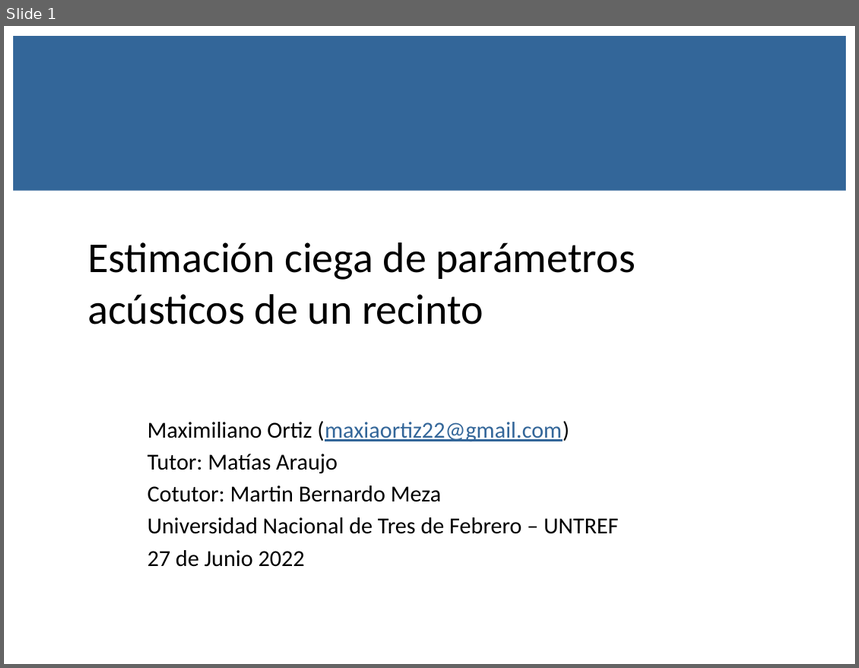
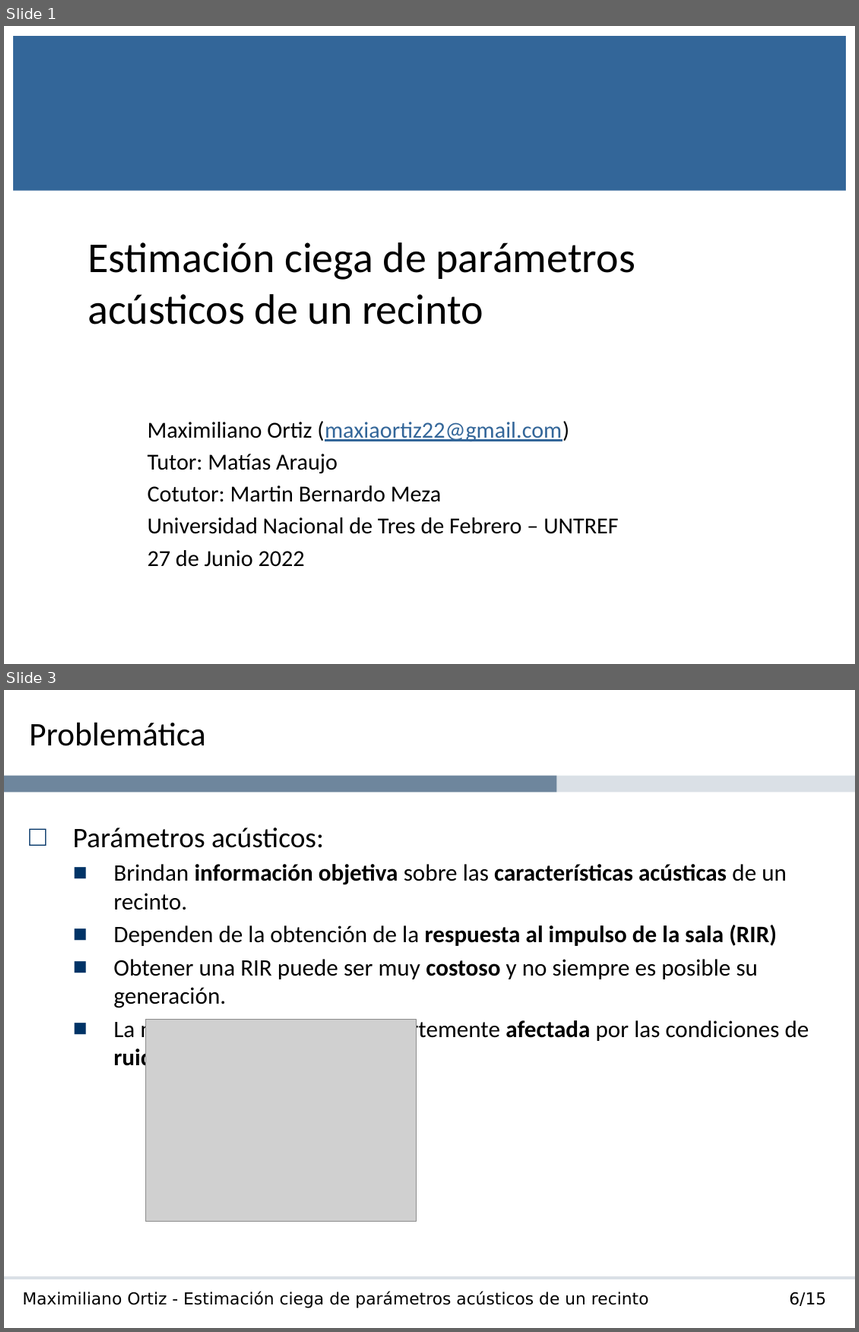
Before and after one commit to maxiaortiz22/thesis-report, a slide deck: Estimación ciega de parámetros acústicos de un recinto - Ortiz.pptx. Shown one above the other, each under a label of ours: slide 1 before the commit, slides 1 and 3 after it; the slides between them are not shown. The pictures are 859x668 and 859x1332 pixels, drawn with LibreOffice and Linux fonts; fonts in the diff are those of the drawing; grey boxes stand for pictures; background and template pictures are left out. Boxes give left, top, right and bottom in pixels: in the first picture for what was removed or moved away, otherwise in the second. Text is boxed around its words. In the diff, an @@ line names an element or a change of style, - is before the commit and + after.

```diff
--- a/Estimación ciega de parámetros acústicos de un recinto - Ortiz.pptx
+++ b/Estimación ciega de parámetros acústicos de un recinto - Ortiz.pptx
@@ slide 3 added at [4, 690, 855, 1328], background pattern #FFFFFF on #FFFFFF @@
@@ title added at [29, 722, 206, 746], 28 pt, text #000000 @@
+Problemática
@@ rectangle added at [4, 776, 855, 793], fill #DAE0E6 @@
@@ rectangle added at [4, 776, 557, 793], fill #6E859D @@
@@ text added at [73, 828, 810, 1072], 20 pt, text #000000 @@
+□ Parámetros acústicos:
+  ■ Brindan información objetiva sobre las características acústicas de un recinto.
+  ■ Dependen de la obtención de la respuesta al impulso de la sala (RIR)
+  ■ Obtener una RIR puede ser muy costoso y no siempre es posible su generación.
+  ■ La medición de la RIR se ve fuertemente afectada por las condiciones de ruido de fondo en el recinto.
@@ picture added at [146, 1019, 417, 1222] @@
@@ line added from (4, 1278) to (855, 1278), #DAE0E6 3 pt @@
@@ rectangle added at [14, 1284, 678, 1320], fill #FFFFFF, outline #FFFFFF 0.75 pt, 14 pt, text #000000 @@
+Maximiliano Ortiz - Estimación ciega de parámetros acústicos de un recinto
@@ text added at [22, 1293, 294, 1306], 16 pt, text #000000, italic @@
+Author Name – Presentation Name
@@ rectangle added at [677, 1284, 835, 1320], fill #FFFFFF, outline #FFFFFF 0.75 pt, 14 pt, text #000000 @@
+6/15
@@ page number added at [745, 1293, 813, 1306], 18 pt, text #000000 @@
+3 / TotNum
```
Also in this commit, not shown: 14 slides changed, 51 other files.
